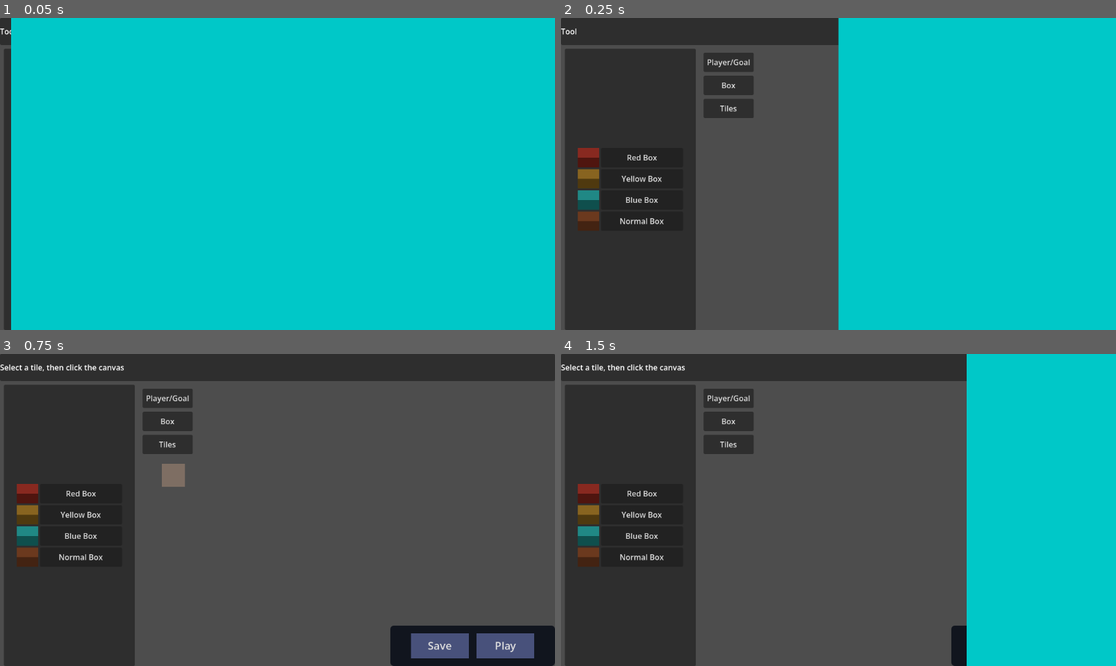
Above: before the commit, frames 1-4 (two rows, left to right).
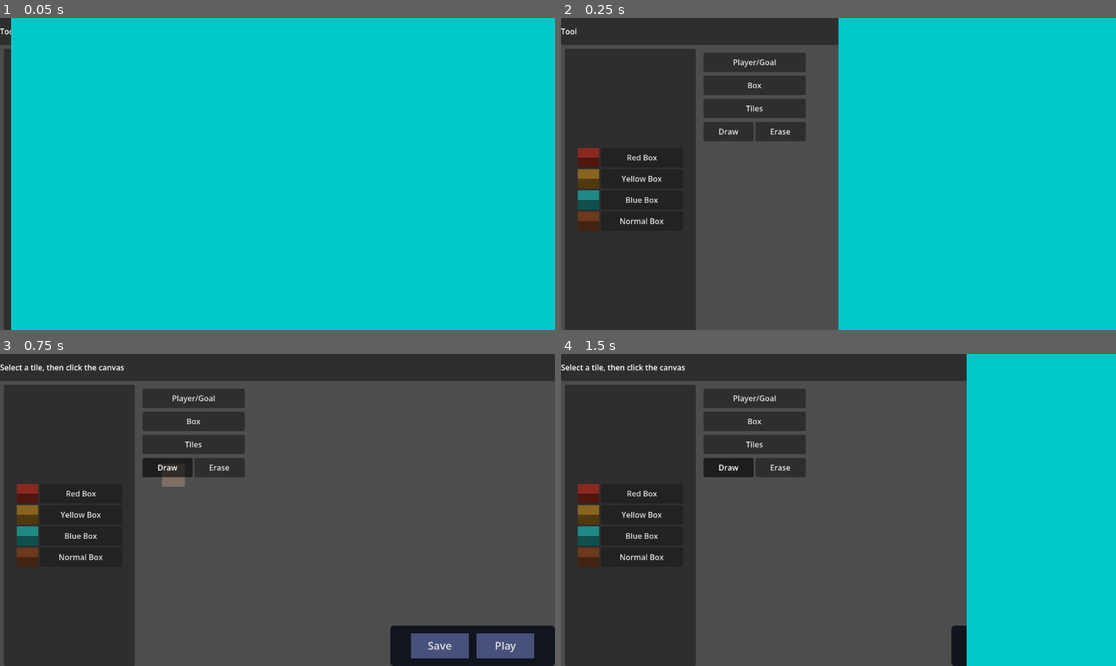
Above: after the commit, the same moments.

Repository: Death052/Kurogames_BoxTest
Game: Godot game, scene res://Scenes/Level Editor/level_editor.tscn
The game is run twice, just before and just after one commit, with the same random seed, the same clock (stepped at 60 frames per second) and the same inputs. The project has no main scene, so this scene is started directly.
Inputs (mouse positions are in pixels of both pictures, inside the frame that each line leads up to):
- Up to frame 1 (0.05 s): no input
- Up to frame 2 (0.25 s): no input
- Up to frame 3 (0.75 s): click (166, 466) at 0.5 s, where only the run after the commit has a clickable "Draw"
- Up to frame 4 (1.5 s): click "Play" at 1.25 s

Frame 1 is identical in both runs. In frame 2, 2.9% of the frame differs, in the area x 25-45%, y 11-40%; in frame 3, 2.9%; in frame 4, 2.9%.

Commit message:
Editor can convert to actual gameplay

Diff:
--- a/kurogames-box-test/Entities/Goal/goal.gd
+++ b/kurogames-box-test/Entities/Goal/goal.gd
@@ -1,4 +1,5 @@
 extends Node
+class_name Goal
 
 var goal_box_pairs_in_scene : Array[GoalBoxPair]
 # Goal State
@@ -79,8 +80,10 @@
 	# if the player enters the goal, pass the level
 	if body == player:
 		if is_activated == true:
-			# mark the level as complete
-			GameManager.level_completion[goal_level_num] = true
+			# if goal is -1, it means its a custom level
+			if goal_level_num != -1:
+				# mark the level as complete
+				GameManager.level_completion[goal_level_num] = true
 			# Go back to the level screen
 			TransitionUi.set_transition_color(Color(0.0, 0.786, 0.786, 1.0))
 			await TransitionUi.slide_in(0.5)
--- a/kurogames-box-test/Entities/Player/player.gd
+++ b/kurogames-box-test/Entities/Player/player.gd
@@ -1,7 +1,7 @@
 extends CharacterBody2D
 class_name Player
 # handles movement speed of the character
-@export var movementSpeed: float = 200.0
+@export var movementSpeed: float = 100.0
 @export var player_mass: float = 10.0
 var movement_axis_constraint: Vector2
 
--- a/kurogames-box-test/Scenes/Custom Level/Saved_Levels/level1.json
+++ b/kurogames-box-test/Scenes/Custom Level/Saved_Levels/level1.json
@@ -1,106 +1,38 @@
 {
 	"objects": [
 		{
-			"type": "red_box",
-			"x": 0.0,
-			"y": -16.0
-		},
-		{
-			"type": "red_goal",
-			"x": 0.0,
-			"y": -64.0
-		},
-		{
-			"type": "blue_box",
-			"x": 0.0,
-			"y": 0.0
-		},
-		{
-			"type": "blue_goal",
-			"x": 0.0,
-			"y": 0.0
+			"type": "player",
+			"x": 32.0,
+			"y": -32.0
 		},
 		{
 			"type": "yellow_box",
-			"x": 0.0,
+			"x": -16.0,
 			"y": 0.0
 		},
 		{
 			"type": "yellow_goal",
-			"x": 0.0,
-			"y": 0.0
-		},
-		{
-			"type": "player",
-			"x": 80.0,
-			"y": -16.0
+			"x": -16.0,
+			"y": -48.0
 		},
 		{
 			"type": "goal",
-			"x": 80.0,
-			"y": -48.0
+			"x": -16.0,
+			"y": -80.0
+		},
+		{
+			"type": "normal_box",
+			"x": -16.0,
+			"y": 16.0
+		},
+		{
+			"type": "normal_box",
+			"x": -16.0,
+			"y": -32.0
 		}
 	],
 	"tiles": {
-		"colliding": [
-			{
-				"alternative": 0,
-				"atlas_x": 3,
-				"atlas_y": 1,
-				"source_id": 1,
-				"x": -4,
-				"y": 0
-			},
-			{
-				"alternative": 0,
-				"atlas_x": 3,
-				"atlas_y": 1,
-				"source_id": 1,
-				"x": -2,
-				"y": -2
-			},
-			{
-				"alternative": 0,
-				"atlas_x": 3,
-				"atlas_y": 1,
-				"source_id": 1,
-				"x": -1,
-				"y": -4
-			},
-			{
-				"alternative": 0,
-				"atlas_x": 3,
-				"atlas_y": 1,
-				"source_id": 1,
-				"x": -2,
-				"y": 1
-			}
-		],
-		"not_colliding": [
-			{
-				"alternative": 0,
-				"atlas_x": 1,
-				"atlas_y": 0,
-				"source_id": 0,
-				"x": 1,
-				"y": 3
-			},
-			{
-				"alternative": 0,
-				"atlas_x": 1,
-				"atlas_y": 0,
-				"source_id": 0,
-				"x": 4,
-				"y": 2
-			},
-			{
-				"alternative": 0,
-				"atlas_x": 1,
-				"atlas_y": 0,
-				"source_id": 0,
-				"x": 6,
-				"y": 2
-			}
-		]
+		"colliding": [],
+		"not_colliding": []
 	}
 }
--- a/kurogames-box-test/Scenes/Custom Level/custom_level_loader.gd
+++ b/kurogames-box-test/Scenes/Custom Level/custom_level_loader.gd
@@ -5,22 +5,31 @@
 const NOT_COLLIDING_TILES := preload("res://Sprites/Tilesets/NotColliding.tres")
 
 const TEXTURES := {
-	"player": preload("res://Sprites/Entities/player_icon.png"),
-	"goal": preload("res://Sprites/Entities/goal_icon.png"),
-	"red_box": preload("res://Sprites/Entities/box_red_1.png"),
-	"red_goal": preload("res://Sprites/Entities/box_goal_red_1.png"),
-	"yellow_box": preload("res://Sprites/Entities/box_yellow_1.png"),
-	"yellow_goal": preload("res://Sprites/Entities/box_goal_yellow_1.png"),
-	"blue_box": preload("res://Sprites/Entities/box_blue_1.png"),
-	"blue_goal": preload("res://Sprites/Entities/box_goal_blue_1.png"),
-	"normal_box": preload("res://Sprites/Entities/box.png")
+	"player": preload("res://Entities/Player/Player.tscn"),
+	"goal": preload("res://Entities/Goal/goal.tscn"),
+	"red_box": preload("res://Entities/Box Pair/Resources/red_box_pair.tres"),
+	"yellow_box": preload("res://Entities/Box Pair/Resources/yellow_box_pair.tres"),
+	"blue_box": preload("res://Entities/Box Pair/Resources/blue_box_pair.tres"),
+	"normal_box": preload("res://Entities/Box Pair/Box/Normal_Box.tscn"),
+	"red_goal": preload("res://Entities/Box Pair/Resources/red_box_pair.tres"),
+	"yellow_goal": preload("res://Entities/Box Pair/Resources/yellow_box_pair.tres"),
+	"blue_goal": preload("res://Entities/Box Pair/Resources/blue_box_pair.tres")
 }
+
+const coloured_box_pair = preload("res://Entities/Box Pair/box_pair.tscn")
+
+# get box pair resources
+@onready var red_pair : BoxPair = preload("res://Entities/Box Pair/Resources/red_box_pair.tres")
+@onready var yellow_pair : BoxPair = preload("res://Entities/Box Pair/Resources/yellow_box_pair.tres")
+@onready var blue_pair : BoxPair = preload("res://Entities/Box Pair/Resources/blue_box_pair.tres")
+
 
 @onready var colliding_layer: TileMapLayer = $CollidingTiles
 @onready var not_colliding_layer: TileMapLayer = $NotCollidingTiles
 @onready var objects: Node2D = $Objects
 
 func _ready() -> void:
+	y_sort_enabled = true
 	load_level("res://Scenes/Custom Level/Saved_Levels/level1.json")
 	TransitionUi.set_transition_color(Color(0.0, 0.786, 0.786, 1.0))
 	await TransitionUi.slide_out(0.5)
@@ -39,7 +48,9 @@
 
 	_load_tile_layer(parsed.get("tiles", {}).get("colliding", []), colliding_layer)
 	_load_tile_layer(parsed.get("tiles", {}).get("not_colliding", []), not_colliding_layer)
-	_load_objects(parsed.get("objects", []))
+	var saved_objects: Array = parsed.get("objects", [])
+	var saved_box_goals: Array = parsed.get("box_goals", saved_objects)
+	_load_objects(saved_objects, saved_box_goals)
 
 func _load_tile_layer(saved_tiles: Array, layer: TileMapLayer) -> void:
 	for tile in saved_tiles:
@@ -52,16 +63,117 @@
 			int(tile.get("alternative", 0))
 		)
 
-func _load_objects(saved_objects: Array) -> void:
+func load_box_resources(folder_path: String) -> Array[Resource]:
+	var resources: Array[Resource] = []
+	var dir := DirAccess.open(folder_path)
+	if dir:
+		dir.list_dir_begin()
+		var file_name := dir.get_next()
+
+		while file_name != "":
+			if not dir.current_is_dir():
+				# In exported builds, original extensions (like .tres) often get a '.remap' or '.import' suffix
+				if file_name.ends_with(".tres") or file_name.ends_with(".res"):
+					var full_path := folder_path.path_join(file_name)
+					var resource := load(full_path)
+					if resource:
+						resources.append(resource)
+
+			file_name = dir.get_next()
+	else:
+		printerr("Could not open folder: ", folder_path)
+
+	return resources
+
+
+func _load_objects(saved_objects: Array, goal_objects: Array) -> void:
 	for object_data in saved_objects:
 		var object_type: String = object_data["type"]
-		var texture: Texture2D = TEXTURES.get(object_type)
-		if texture == null:
-			push_warning("Unknown level object type: %s" % object_type)
-			continue
+		#var texture: Texture2D = TEXTURES.get(object_type)
+		var object_instance = TEXTURES.get(object_type)
+		#if texture == null:
+			#push_warning("Unknown level object type: %s" % object_type)
+			#continue
+		# if the object is a player
+		if object_type == "player":
+			var player_instance : Player = object_instance.instantiate()
+			player_instance.global_position = Vector2(float(object_data["x"]), float(object_data["y"]))
+			player_instance.add_to_group("Player")
+			add_child(player_instance)
+		# if the object is a goal
+		if object_type == "goal":
+			var goal_instance : Goal = object_instance.instantiate()
+			goal_instance.global_position = Vector2(float(object_data["x"]), float(object_data["y"]))
+			# all goals in custom levels have -1 level num
+			goal_instance.goal_level_num = -1
+			add_child(goal_instance)
+		# if the object is a normal box
+		if object_type == "normal_box":
+			var normal_box_instance : NormalBox = object_instance.instantiate()
+			var box_position := Vector2(float(object_data["x"]), float(object_data["y"]))
+			normal_box_instance.position = box_position
+			normal_box_instance.box_position = box_position
+			normal_box_instance.z_index = 0
+			normal_box_instance.collision_mask = 10
+			add_child(normal_box_instance)
 
-		var sprite := Sprite2D.new()
-		sprite.texture = texture
-		sprite.position = Vector2(float(object_data["x"]), float(object_data["y"]))
-		sprite.offset = Vector2(8, 8)
-		objects.add_child(sprite)
+		# if the object is a coloured box
+		if object_type == "red_box" or object_type == "yellow_box" or object_type == "blue_box":
+			# instantiate box and set box position
+			var box_goal_instance : GoalBoxPair = coloured_box_pair.instantiate()
+			var box_position := Vector2(float(object_data["x"]), float(object_data["y"]))
+			box_goal_instance.position = box_position
+			box_goal_instance.box_position = Vector2.ZERO
+			# allow y sort
+			box_goal_instance.y_sort_enabled = true
+			# set box settings based on colour
+			if object_type == "red_box":
+				box_goal_instance.box_pair_resource = red_pair
+			elif object_type == "blue_box":
+				box_goal_instance.box_pair_resource = blue_pair
+			elif object_type == "yellow_box":
+				box_goal_instance.box_pair_resource = yellow_pair
+			# set the goal position based on the matching colour
+			var goal_type := object_type.replace("_box", "_goal")
+			for goal_data in goal_objects:
+				if goal_data.get("type") == goal_type:
+					var goal_position := Vector2(
+						float(goal_data["x"]),
+						float(goal_data["y"])
+					)
+					box_goal_instance.goal_position = goal_position - box_position
+					break
+			add_child(box_goal_instance)
+
+
+
+		#if object_type == "red_box" or object_type == "yellow_box" or object_type == "blue_box":
+			## instantiate box and set box position
+			#var box_goal_instance : GoalBoxPair = coloured_box_pair.instantiate()
+			#box_goal_instance.box_position = Vector2(float(object_data["x"]), float(object_data["y"]))
+			## if box is red, find the red goal as well
+			#if object_type == "red_box":
+				## place the tres
+				#box_goal_instance.box_pair_resource = object_instance
+				#for goal_data in goal_objects:
+					#var goal_type: String = goal_data["type"]
+					#if goal_type == "red_goal":
+						#box_goal_instance.goal_position = Vector2(float(goal_data["x"]), float(goal_data["y"]))
+			#
+			#add_child(box_goal_instance)
+
+
+			#if object_type == "red_box":
+
+				# get goal position
+
+
+
+
+
+
+		#var sprite := Sprite2D.new()
+		#sprite.texture = texture
+		#sprite.position = Vector2(float(object_data["x"]), float(object_data["y"]))
+		#sprite.offset = Vector2(8, 8)
+		#objects.add_child(sprite)
--- a/kurogames-box-test/Scenes/Game Scene/Level2.tscn
+++ b/kurogames-box-test/Scenes/Game Scene/Level2.tscn
@@ -26,7 +26,6 @@
 
 [node name="CharacterBody2D" parent="." unique_id=120814942 instance=ExtResource("5_34647")]
 position = Vector2(26, -2)
-movementSpeed = 100.0
 
 [node name="Tilemap" type="Node" parent="." unique_id=1608148775]
 
--- /dev/null
+++ b/kurogames-box-test/Scenes/Level Editor/box_goal_placing.gd
@@ -0,0 +1,11 @@
+extends Node
+
+
+# Called when the node enters the scene tree for the first time.
+func _ready() -> void:
+	pass # Replace with function body.
+
+
+# Called every frame. 'delta' is the elapsed time since the previous frame.
+func _process(delta: float) -> void:
+	pass
--- a/kurogames-box-test/Scenes/Level Editor/level_editor.tscn
+++ b/kurogames-box-test/Scenes/Level Editor/level_editor.tscn
@@ -14,6 +14,7 @@
 [ext_resource type="Texture2D" uid="uid://bhsc0k1efrtin" path="res://Sprites/Entities/goal_icon.png" id="12_yu5dg"]
 [ext_resource type="Texture2D" uid="uid://cs0eupapg70uu" path="res://Sprites/Entities/box.png" id="13_yu5dg"]
 [ext_resource type="Script" uid="uid://bnr5vro2ut27b" path="res://Scenes/Level Editor/save.gd" id="14_1op21"]
+[ext_resource type="Script" uid="uid://dysj7yfme5fm7" path="res://Scenes/Level Editor/box_goal_placing.gd" id="15_lepmc"]
 
 [sub_resource type="StyleBoxFlat" id="StyleBoxFlat_1op21"]
 content_margin_left = 12.0
@@ -59,6 +60,9 @@
 
 [node name="Objects" type="Node2D" parent="EditorCanvas" unique_id=1175539135]
 
+[node name="Player" type="Sprite2D" parent="EditorCanvas/Objects" unique_id=868555281]
+offset = Vector2(8, 8)
+
 [node name="RedBox" type="Sprite2D" parent="EditorCanvas/Objects" unique_id=1991260664]
 offset = Vector2(8, 8)
 
@@ -75,9 +79,6 @@
 offset = Vector2(8, 8)
 
 [node name="YellowGoal" type="Sprite2D" parent="EditorCanvas/Objects" unique_id=1432641866]
-offset = Vector2(8, 8)
-
-[node name="Player" type="Sprite2D" parent="EditorCanvas/Objects" unique_id=868555281]
 offset = Vector2(8, 8)
 
 [node name="Goal" type="Sprite2D" parent="EditorCanvas/Objects" unique_id=1608448996]
@@ -286,8 +287,28 @@
 toggle_mode = true
 text = "Tiles"
 
+[node name="HBoxContainer" type="HBoxContainer" parent="Interface/ObjectTools" unique_id=1254608935]
+layout_mode = 2
+
+[node name="Draw" type="Button" parent="Interface/ObjectTools/HBoxContainer" unique_id=802960104]
+custom_minimum_size = Vector2(104, 40)
+layout_mode = 2
+toggle_mode = true
+text = "Draw
+"
+
+[node name="Erase2" type="Button" parent="Interface/ObjectTools/HBoxContainer" unique_id=1199581316]
+custom_minimum_size = Vector2(104, 40)
+layout_mode = 2
+toggle_mode = true
+text = "Erase
+"
+
 [node name="SaveLevel" type="Node" parent="." unique_id=1135324774]
 script = ExtResource("14_1op21")
 
 [node name="Camera2D" type="Camera2D" parent="." unique_id=680932147]
 zoom = Vector2(3, 3)
+
+[node name="BoxPlacing" type="Node" parent="." unique_id=827132818]
+script = ExtResource("15_lepmc")
--- a/kurogames-box-test/Scenes/Level Editor/save.gd
+++ b/kurogames-box-test/Scenes/Level Editor/save.gd
@@ -43,6 +43,10 @@
 	for child in sprites_list.get_children():
 		if not child is Sprite2D or not child.visible:
 			continue
+		# if there is nothing in the sprite, don't append it
+		if child.texture == null:
+			continue
+		# append to object_date if type is 0
 		var object_type := _get_object_type(child as Sprite2D)
 		if object_type.is_empty():
 			continue
@@ -52,6 +56,7 @@
 			"x": child.position.x,
 			"y": child.position.y
 		})
+	print("saved_objects = ", saved_objects)
 	return saved_objects
 
 func _get_object_type(sprite: Sprite2D) -> String:
@@ -62,17 +67,16 @@
 			return "goal"
 		"RedBox":
 			return "red_box"
+		"YellowBox":
+			return "yellow_box"
+		"BlueBox":
+			return "blue_box"
 		"RedGoal":
 			return "red_goal"
-		"YellowBox":
-			return "yellow_box"
 		"YellowGoal":
 			return "yellow_goal"
-		"BlueBox":
-			return "blue_box"
 		"BlueGoal":
 			return "blue_goal"
 
 	# has to be normal box if none of the above exist
 	return "normal_box"
-	#return ""
Not shown, added: kurogames-box-test/Scenes/Level Editor/box_goal_placing.gd.uid
Not shown, added: kurogames-box-test/Scenes/Custom Level/custom_level.tscn4400768711.tmp
